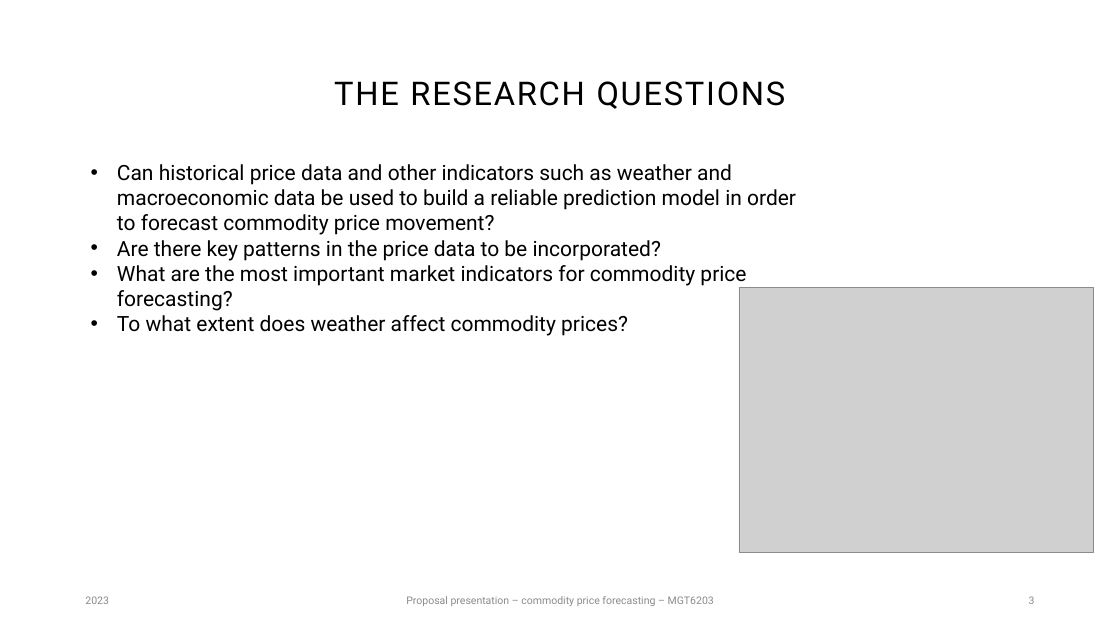
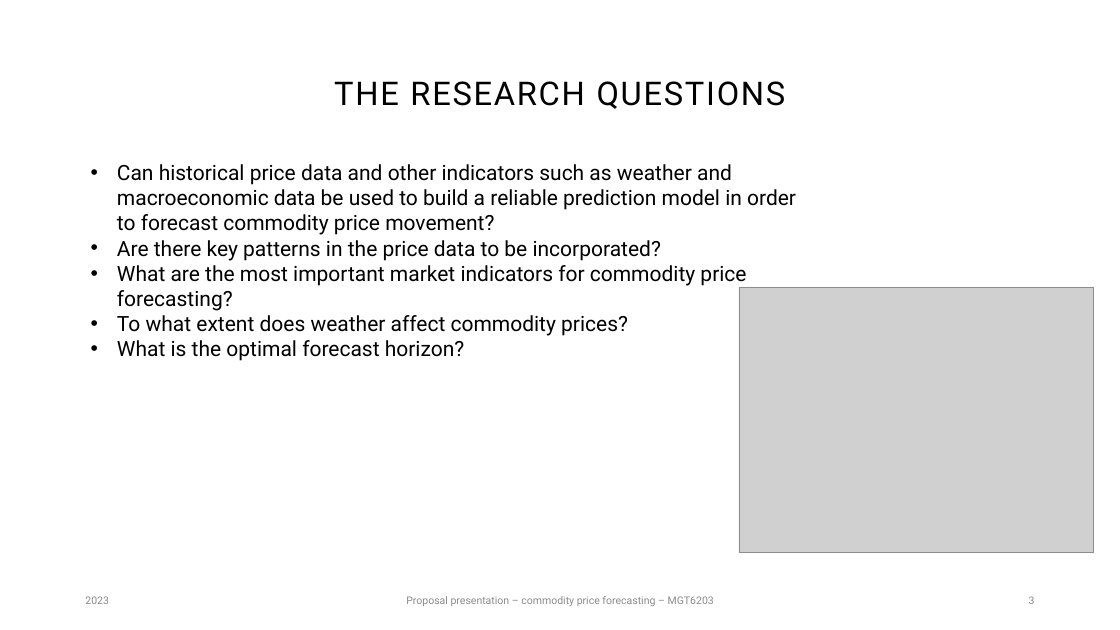
Before and after one commit to radebajic/MGT6203, a slide deck: slide 3 of Proposal Presentation/Proposal presentation_V2.pptx. Drawn at 1120x630 pixels with LibreOffice and Linux fonts; fonts in the diff are those of the drawing; grey boxes stand for pictures. Boxes give left, top, right and bottom in pixels: in the first picture for what was removed or moved away, otherwise in the second. Text is boxed around its words. In the diff, an @@ line names an element or a change of style, - is before the commit and + after.

Commit message:
Add files via upload
Rade's input. Added deep learning/forecast horizon points on slides 3 and 4.

```diff
--- a/Proposal Presentation/Proposal presentation_V2.pptx
+++ b/Proposal Presentation/Proposal presentation_V2.pptx
@@ text at [117, 340, 464, 361]: paragraph added @@
+• What is the optimal forecast horizon?
```
Also in this commit, not shown: 3 other slides changed.
